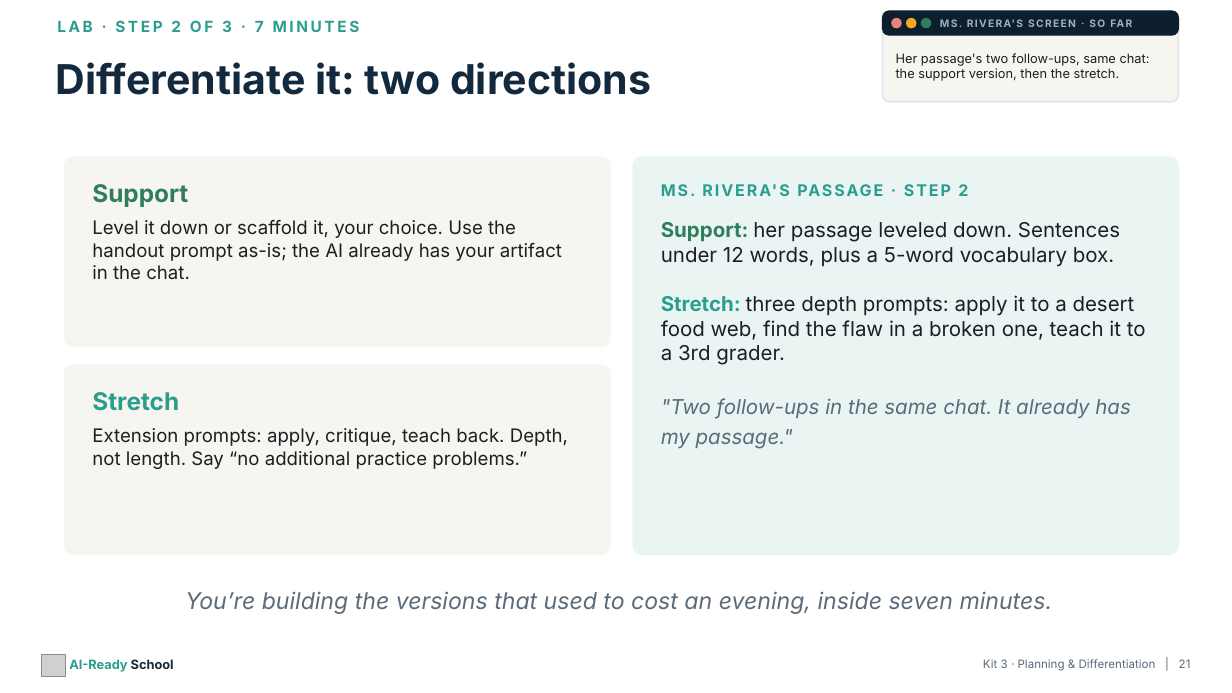
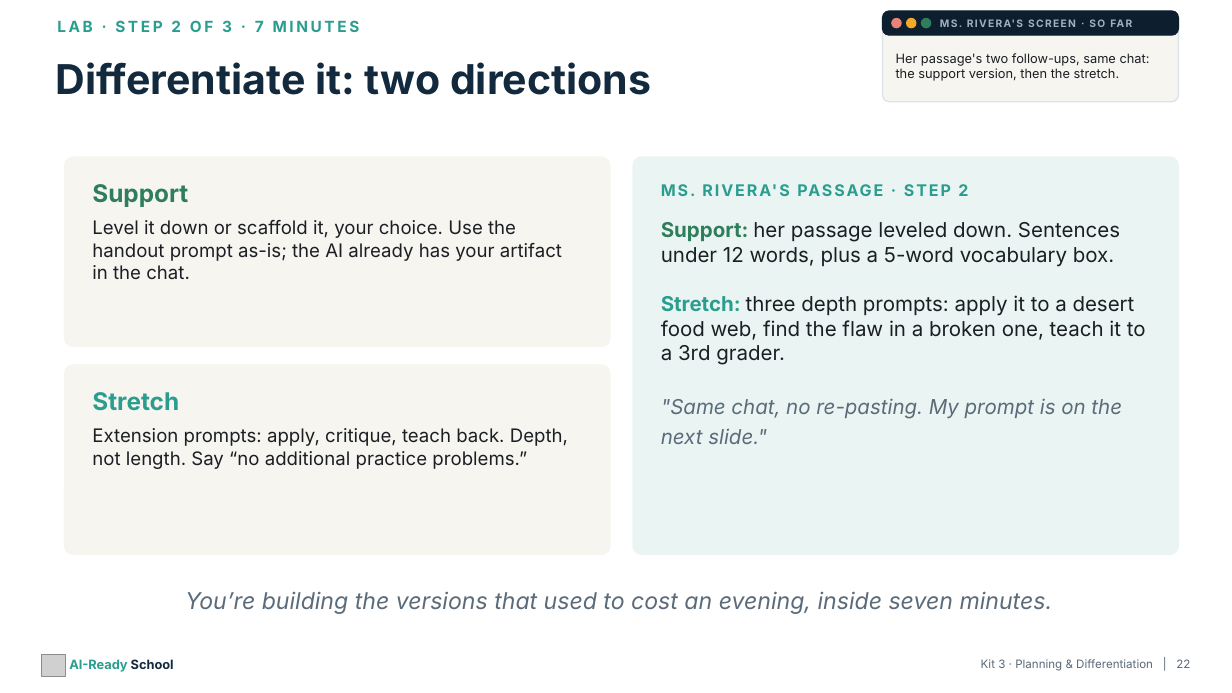
Before and after one commit to aspinozzi1/Ai-School-Ready, a slide deck: slide 22 of kits/kit03/Kit03_PresentationDeck.pptx (slide 21 before the commit). Drawn at 1232x693 pixels with LibreOffice and Linux fonts; fonts in the diff are those of the drawing; grey boxes stand for pictures. Boxes give left, top, right and bottom in pixels: in the first picture for what was removed or moved away, otherwise in the second. Text is boxed around its words. In the diff, an @@ line names an element or a change of style, - is before the commit and + after.

```diff
--- a/kits/kit03/Kit03_PresentationDeck.pptx
+++ b/kits/kit03/Kit03_PresentationDeck.pptx
@@ text at [661, 222, 1146, 444]: text changed @@
-Support: her passage leveled down. Sentences under 12 words, plus a 5-word vocabulary box.
-Stretch: three depth prompts: apply it to a desert food web, find the flaw in a broken one, teach it to a 3rd grader.
-"Two follow-ups in the same chat. It already has my passage."
+Support: her passage leveled down. Sentences under 12 words, plus a 5-word vocabulary box.
+Stretch: three depth prompts: apply it to a desert food web, find the flaw in a broken one, teach it to a 3rd grader.
+"Same chat, no re-pasting. My prompt is on the next slide."
@@ text at [981, 659, 1190, 671]: text changed @@
-Kit 3 · Planning & Differentiation | 21
+Kit 3 · Planning & Differentiation | 22
```
Also in this commit, not shown: 13 other slides changed, 4 slides added, 4 other files.
